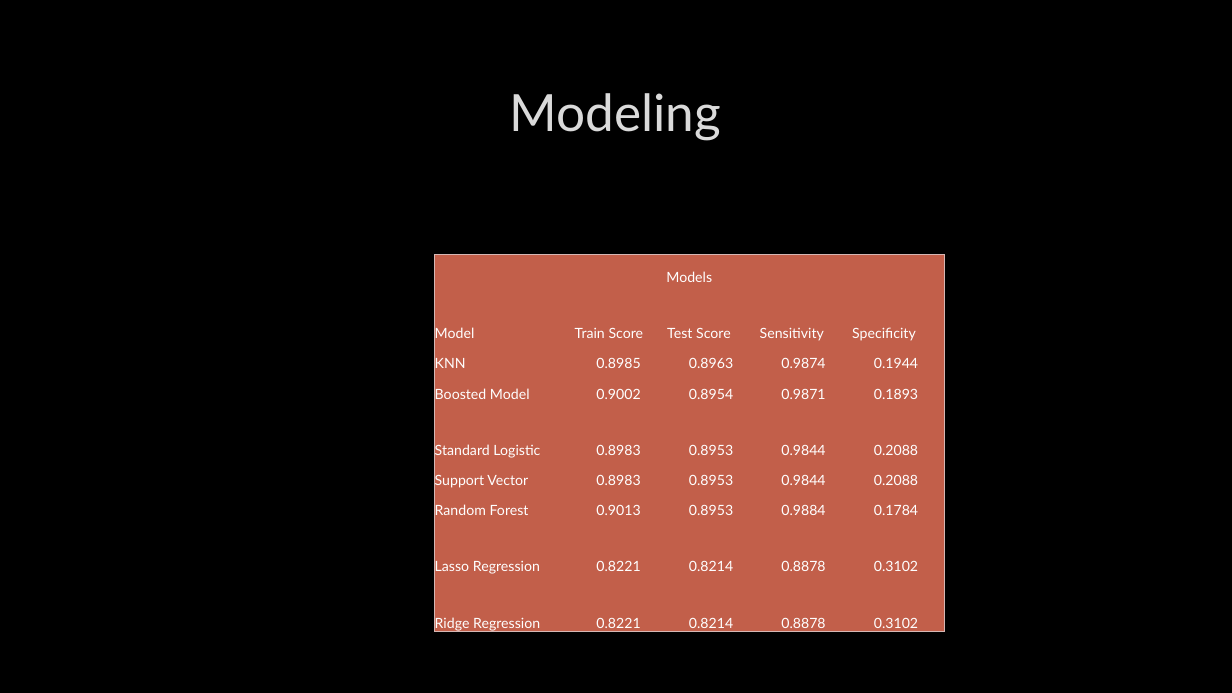
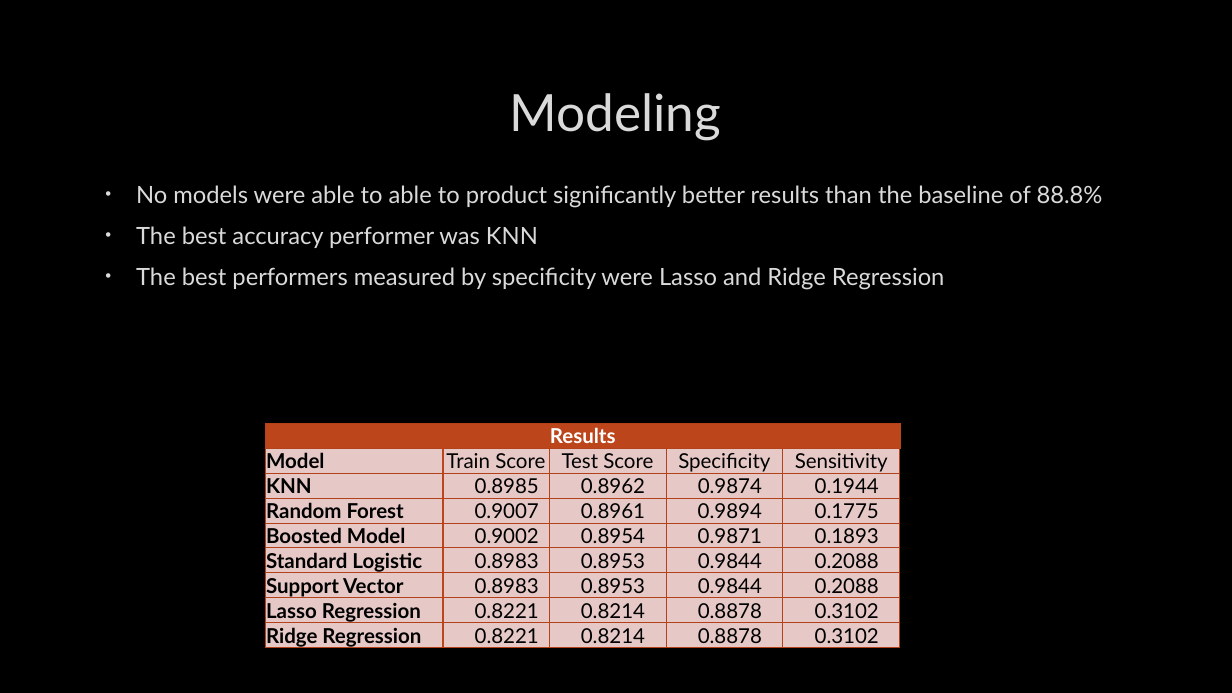
Before and after one commit to zinrion/Thinkful-Projects, a slide deck: slide 12 of Bank Marketing.pptx. Drawn at 1232x693 pixels with LibreOffice and Linux fonts; fonts in the diff are those of the drawing; background and template pictures are left out. Boxes give left, top, right and bottom in pixels: in the first picture for what was removed or moved away, otherwise in the second. Text is boxed around its words. In the diff, an @@ line names an element or a change of style, - is before the commit and + after.

Commit message:
Update presentation

```diff
--- a/Bank Marketing.pptx
+++ b/Bank Marketing.pptx
@@ text added at [136,185,1103,290], 18.5 pt, text #DADADA @@
+• No models were able to able to product significantly better results than the baseline of 88.8%
+• The best accuracy performer was KNN
+• The best performers measured by specificity were Lasso and Ridge Regression
@@ table at [266,423,902,652] @@
-row 1: Models |  |  |  | 
-row 2: Model | Train Score | Test Score | Sensitivity | Specificity
-row 3: KNN | 0.8985 | 0.8963 | 0.9874 | 0.1944
+row 1: Results |  |  |  | 
+row 2: Model | Train Score | Test Score | Specificity | Sensitivity
+row 3: KNN | 0.8985 | 0.8962 | 0.9874 | 0.1944
+row 4: Random Forest | 0.9007 | 0.8961 | 0.9894 | 0.1775
-row 7: Random Forest | 0.9013 | 0.8953 | 0.9884 | 0.1784
@@ fill none to #BC451B in row 1, column 1 @@
@@ size 11 to 16 pt, text colour #FFFFFF to #000000 in "Model", "Train Score", "Test Score", "KNN" and 18 more places @@
@@ bold on in "Model", "KNN", "Lasso Regression", "Ridge Regression" @@
@@ alignment left to centre @@
@@ borders changed @@
@@ table: place and size @@
-table at [434,255,945,635]
+table at [266,423,902,652]
```
Also in this commit, not shown: 12 other slides changed, 1 slide added, 2 slides removed.
